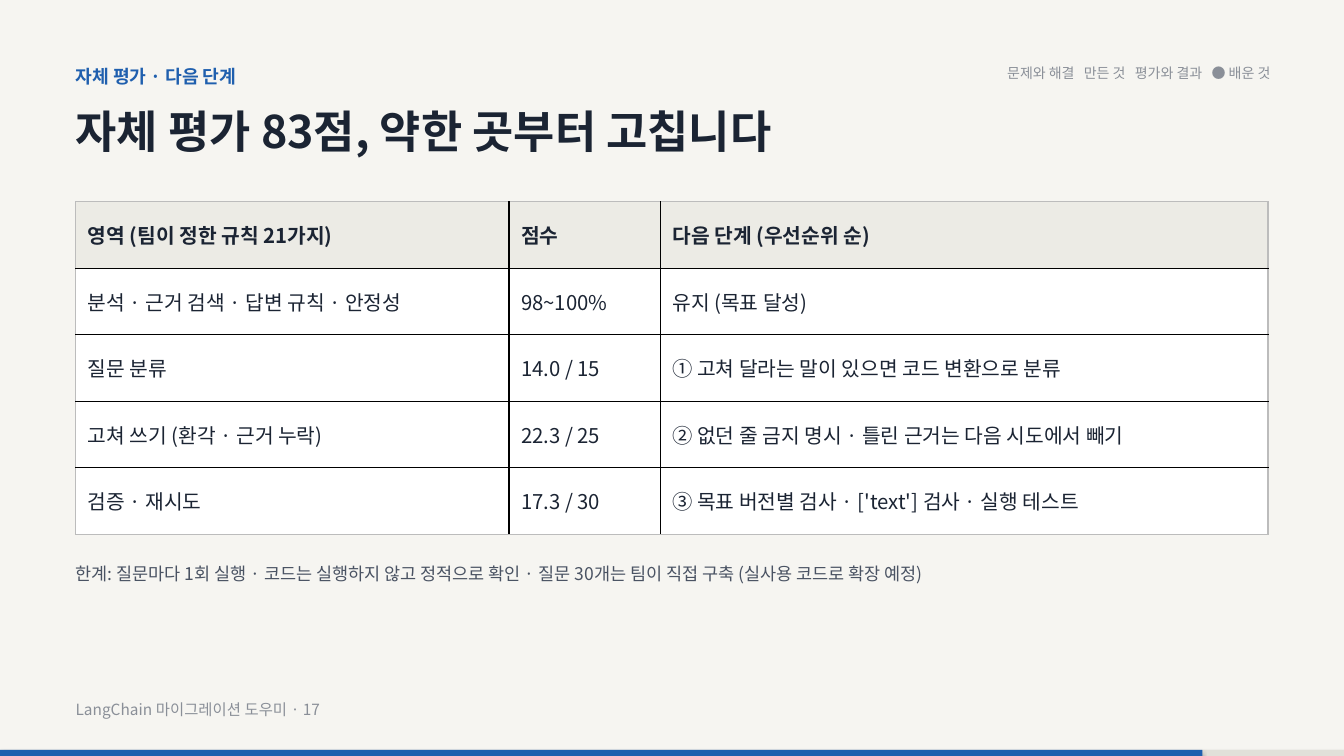
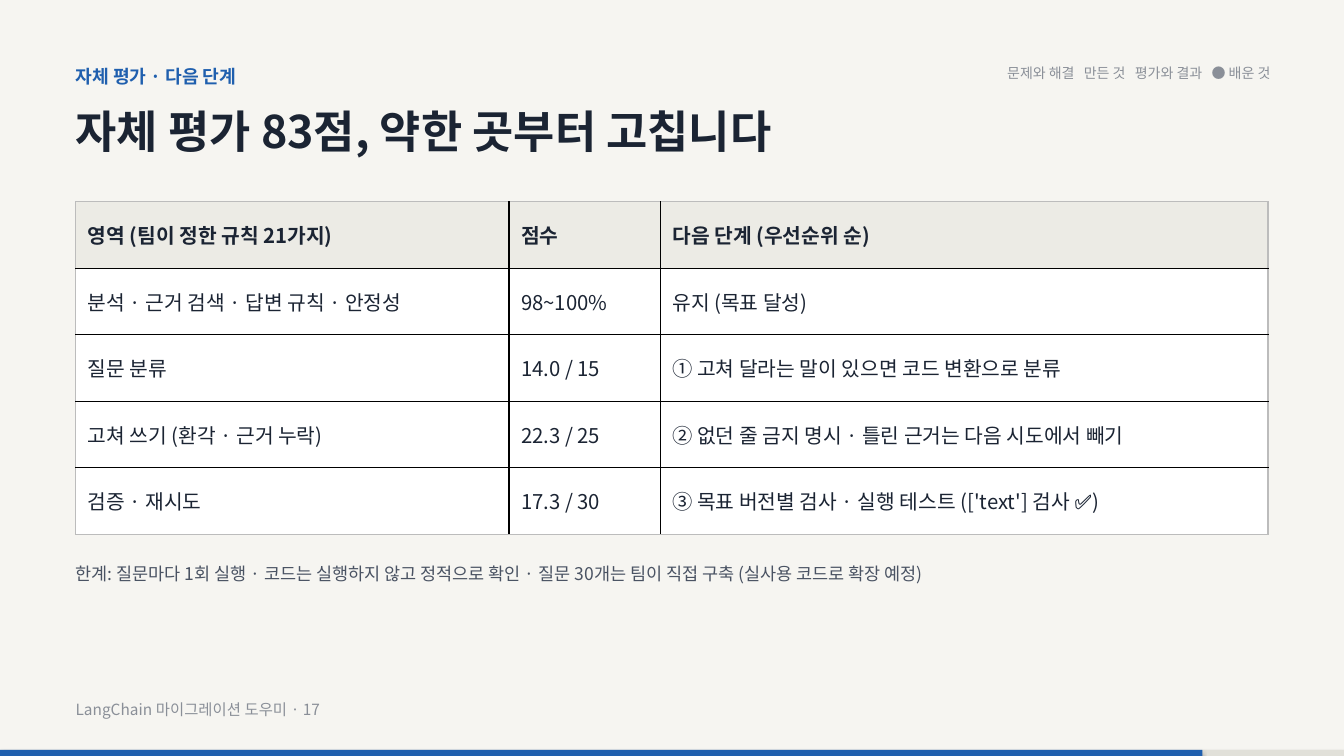
Before and after one commit to SKNETWORKS-FAMILY-AICAMP/SKN35-3rd-4Team, a slide deck: slide 17 of 발표자료/LangChain_마이그레이션_도우미_발표.pptx. Drawn at 1344x756 pixels with LibreOffice and Linux fonts; fonts in the diff are those of the drawing. Boxes give left, top, right and bottom in pixels: in the first picture for what was removed or moved away, otherwise in the second. Text is boxed around its words. In the diff, an @@ line names an element or a change of style, - is before the commit and + after.

Commit message:
docs: 보고서 · 발표자료 · README 최신화 (대화 맥락 유지, 오후 작업 · 트러블슈팅, 검사기 빈틈 수정)

```diff
--- a/발표자료/LangChain_마이그레이션_도우미_발표.pptx
+++ b/발표자료/LangChain_마이그레이션_도우미_발표.pptx
@@ table at (76,202,1268,534) @@
-row 5, column 3: ③ 목표 버전별 검사 · ['text'] 검사 · 실행 테스트
+row 5, column 3: ③ 목표 버전별 검사 · 실행 테스트 (['text'] 검사 ✅)
```
Also in this commit, not shown: 3 other slides changed, 12 other files.
